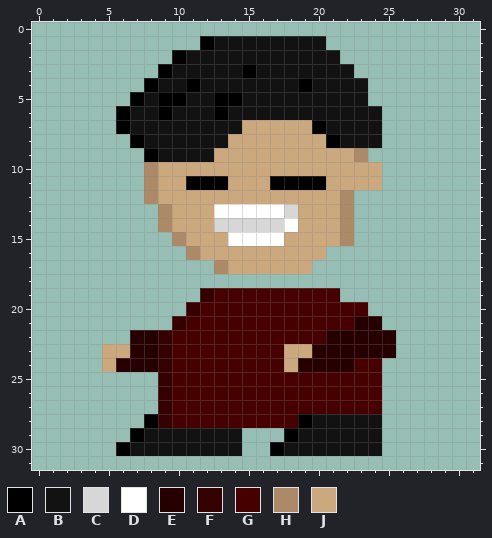
Two versions of one pixel-art sprite, sprites/frames_binder/binder_3.gif. Above is the file before it was changed.
The file is 32x32 pixels. Colours within 5 levels of each other are drawn and written as one.
Palette (. is transparent): A #000000  B #121212  C #d7d7d7  D #ffffff  E #260000  F #350000  G #460000  H #ac8a67  J #cba87e
Pixels before, first column x 5:
 1 .......ABBBBBBBB.....
 2 .....ABBBBBBBBBBB....
 3 ....ABBBBBABBBBBBB...
 4 ...ABBABBBBBBBABBBB..
 5 ..ABAABBAABBBBBBBBB..
 6 .ABBABBBABBBBBBBBBBB.
 7 .ABBBBBBBBJJJJJABBBB.
 8 ..ABBBBBBJJJJJJJABBB.
 9 ...ABBBBJJJJJJJJJJH..
10 ...HJJJJJJJJJJJJJJJJ.
11 ...HJJAAAJJJAAAAJJJJ.
12 ...HJJJJJJJJJJJJJH...
13 ....HJJJDDDDDCJJJH...
14 ....HJJJCCCCCDJJJH...
15 .....HJJJDDDDJJJJH...
16 ......HJJJJJJJJJ.....
17 ........HJJJJJJ......
18 .....................
19 .......FGGGGGGGGG....
20 ......FGGGGGGGGGGGG..
21 .....FGGGGGGGGGGGGEE.
22 ..EEFGGGGGGGGGGGEEEEE
23 JJEEFGGGGGGGGJJEEEEEE
24 JEEEFGGGGGGGGJEEEEGG.
25 ....FGGGGGGGGGGGGGGG.
26 ....FGGGGGGGGGGGGGGG.
27 ....FGGGGGGGGGGGGGGG.
28 ...AFGGGGGGGGGABBBBB.
29 ..ABBBBBBB...ABBBBBB.
30 .ABBBBBBBB..ABBBBBBB.
Now the later version:
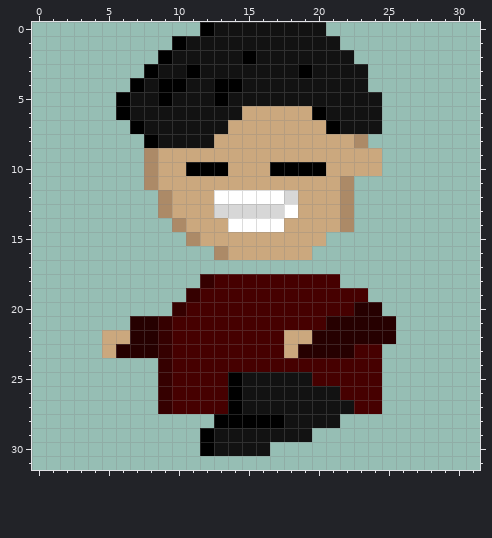
Difference:
Changed rows in their new state; - is an unchanged pixel.
first column x 5:
 0 -------ABBBBBBBB-----
 1 -----ABB--------B----
 2 ----AB----A------B---
 3 ---AB-A---B---A---B--
 4 --ABAAB-AA----B------
 5 -AB--B---B---------B-
 6 ----B---B-JJJJJA-----
 7 -.A------J-----JA----
 8 --.A----J-------JJH.-
 9 ---HJJJJ----------JJ-
10 ------AAA---AAAA-----
11 ------JJJ---JJJJ-H..-
12 ---.H---DDDDDC-------
13 --------CCCCCD-------
14 ----.H--JDDDDJ-------
15 -----.H--JJJJ---..---
16 ------..H------.-----
17 --------.......------
18 -------FGGGGGGGGG----
19 ------FG---------GG--
20 -----FG-----------EE-
21 --EEFG----------EE--E
22 JJ-----------JJE-----
23 -E------------E---GG.
24 ....---------GGGGG---
25 ---------ABBBBB------
26 ---------ABBBBBBB----
27 ---------ABBBBBBBB---
28 ---.....AAAAABB--...-
29 --.....A--BBBB-.....-
30 -......A--BB........-
